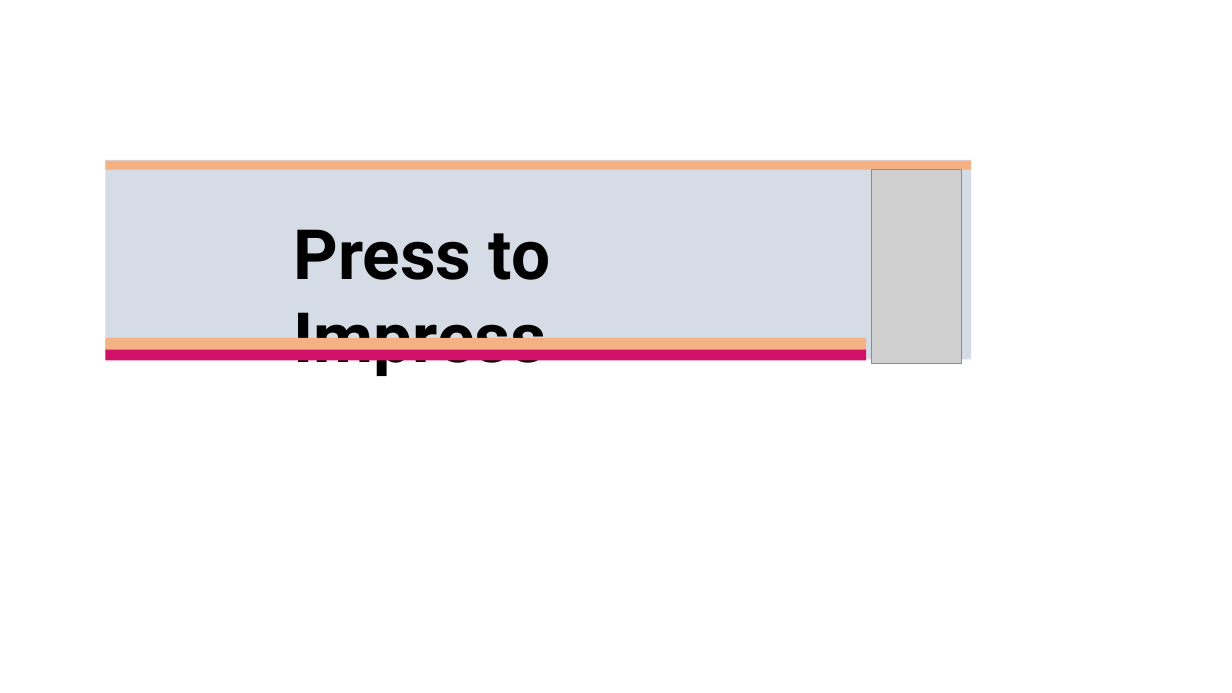
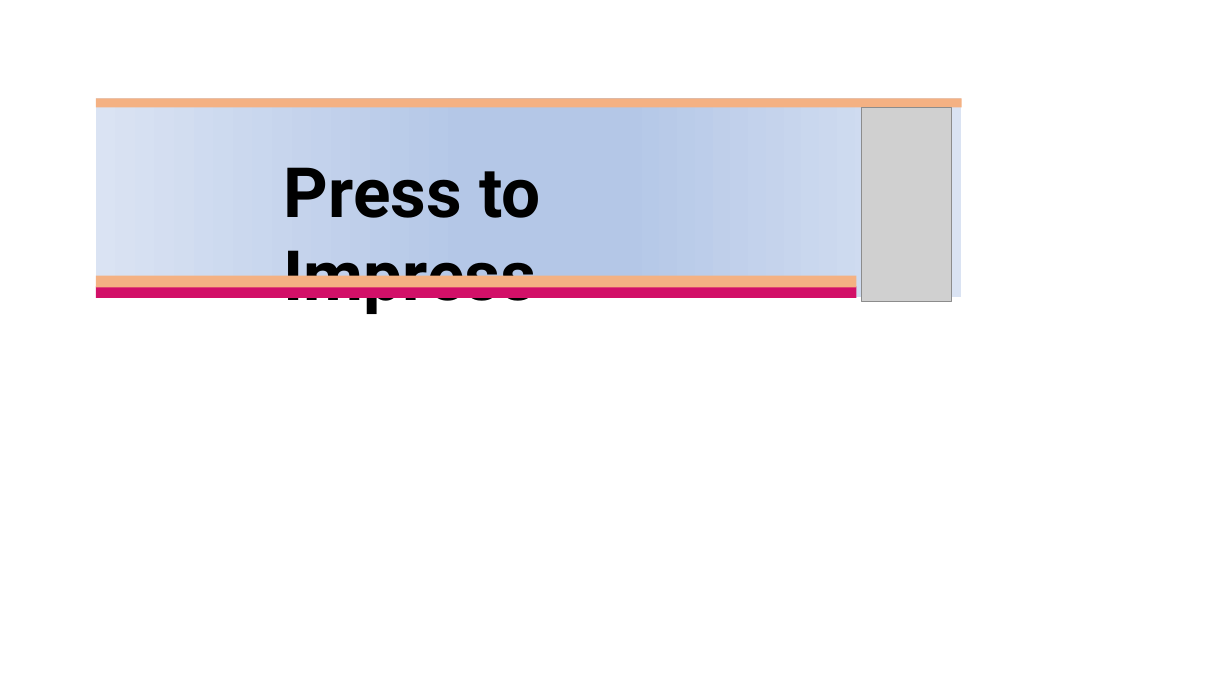
Before and after one commit to willcomber/PressToImpress, a slide deck: slide 2 of Design.pptx. Drawn at 1232x693 pixels with LibreOffice and Linux fonts; fonts in the diff are those of the drawing; grey boxes stand for pictures. Boxes give left, top, right and bottom in pixels: in the first picture for what was removed or moved away, otherwise in the second. Text is boxed around its words. In the diff, an @@ line names an element or a change of style, - is before the commit and + after.

```diff
--- a/Design.pptx
+++ b/Design.pptx
@@ rectangle: place and size @@
-rectangle at bbox=[105, 160, 971, 360]
+rectangle at bbox=[96, 98, 962, 298]
@@ rectangle at bbox=[96, 98, 962, 298]: fill #D6DCE5 to gradient #DAE3F3 to #B4C7E7 @@
@@ 2 rectangles, 1 picture, 1 text: place and size @@
-2 rectangles, 1 picture, 1 text at bbox=[105, 161, 971, 378]
+2 rectangles, 1 picture, 1 text at bbox=[96, 98, 962, 316]
@@ rectangle: place and size @@
-rectangle at bbox=[105, 348, 866, 360]
+rectangle at bbox=[96, 287, 857, 299]
```
Also in this commit, not shown: 1 other slide changed, 2 slides removed, 6 other files.
